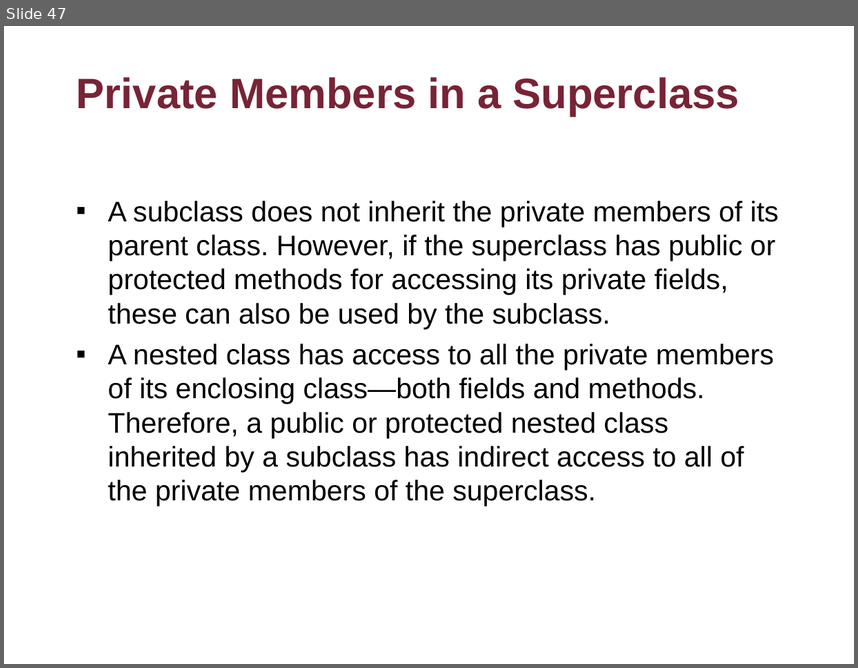
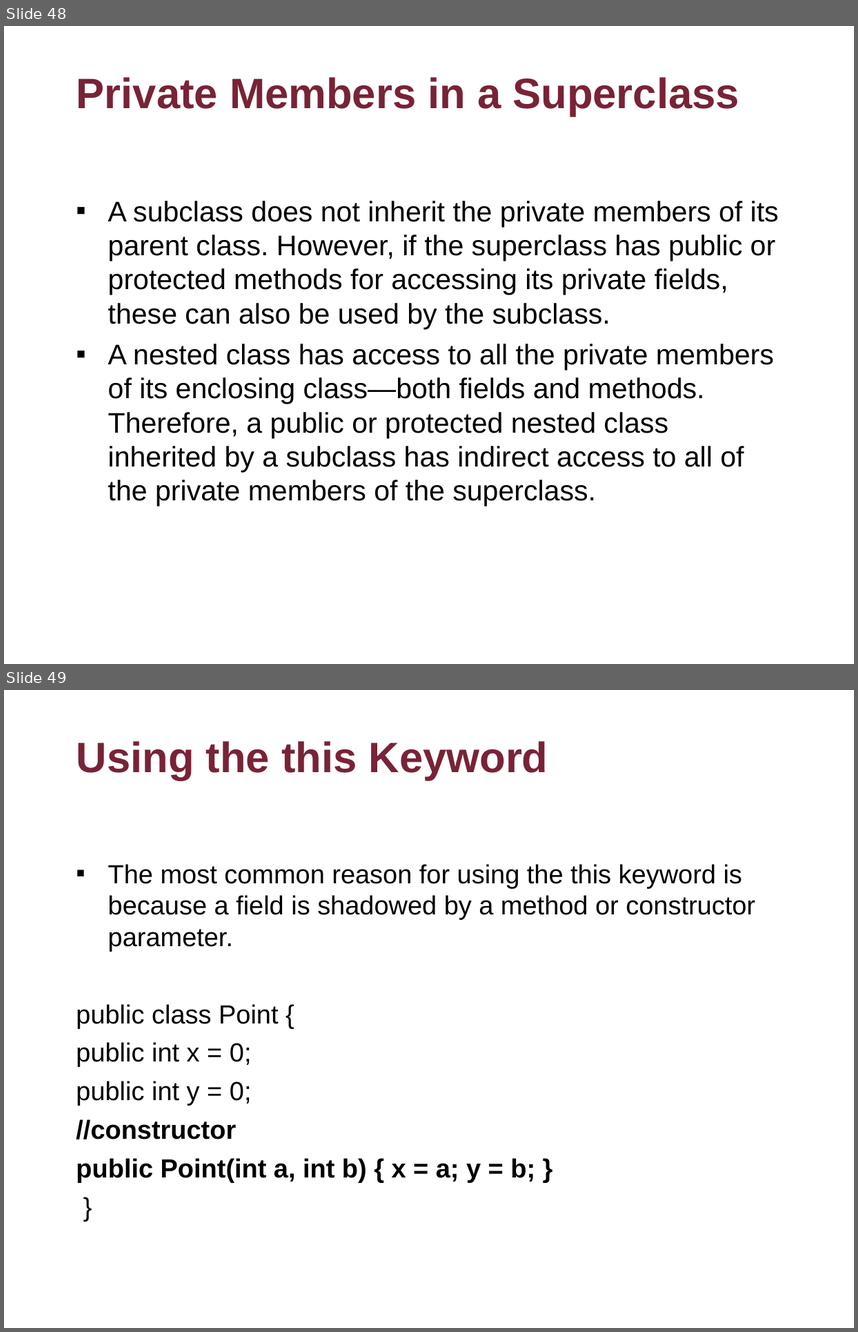
Before and after one commit to flyworker/java-workshop, a slide deck: Advanced Java Workshop-Concordia.ppt. Shown one above the other, each under a label of ours: slide 47 before the commit, slides 48 and 49 after it. The pictures are 858x668 and 858x1332 pixels, drawn with LibreOffice and Linux fonts; fonts in the diff are those of the drawing; background and template pictures are left out. Boxes give left, top, right and bottom in pixels: in the first picture for what was removed or moved away, otherwise in the second. Text is boxed around its words. In the diff, an @@ line names an element or a change of style, - is before the commit and + after.

```diff
--- a/Advanced Java Workshop-Concordia.ppt
+++ b/Advanced Java Workshop-Concordia.ppt
@@ slide 49 added at (4, 690, 854, 1328), background picture (left out) @@
@@ title added at (76, 741, 548, 780), 36 pt, text #782336, bold @@
+Using the this Keyword
@@ text added at (76, 864, 755, 1182), 22.2 pt, text #000000 @@
+▪ The most common reason for using the this keyword is because a field is shadowed by a method or constructor parameter.
+public class Point {
+public int x = 0;
+public int y = 0;
+//constructor
+public Point(int a, int b) { x = a; y = b; }
+}
@@ what was slide 47 is now slide 48 @@
```
Also in this commit, not shown: 24 other slides added, 9 other files.
